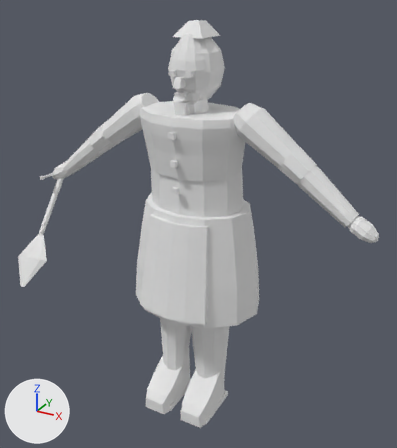
The FBX model Assets/Pedestrians/Staged/Models/YardBabushka3D.fbx as it was, and as the next commit left it.
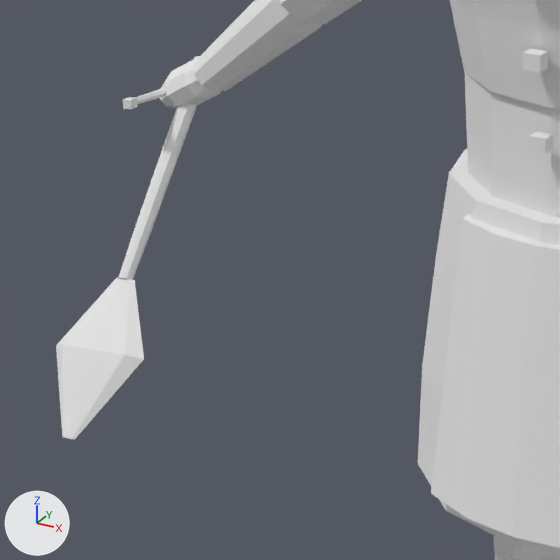
There are two pictures of each version: one whole from a 50 mm lens placed at (1.085, -1.938, 1.884), pointed at (0.02, -0.001, 0.916), one close up on the part from 0% to 46% of the width and 32% to 73% of the height. Arrows for +X, +Y and +Z are at lower left; the lights stay in place. The first two pictures are the older version.

Objects in the first close-up: 'ACC_BeaterHandle', 'ACC_BeaterNeck', 'ACC_BeaterPaddleRise', 'ACC_BeaterPaddleTip', 'ACC_Cigarette', 'ACC_CigaretteEmber', 'CLO_Apron', 'CLO_Chest', 'CLO_Skirt', 'CLO_SleeveCuff.R', 'CLO_Stocking.R', 'CLO_Waist', 'GEO_Forearm.R', 'GEO_Hand.R' and 2 more.
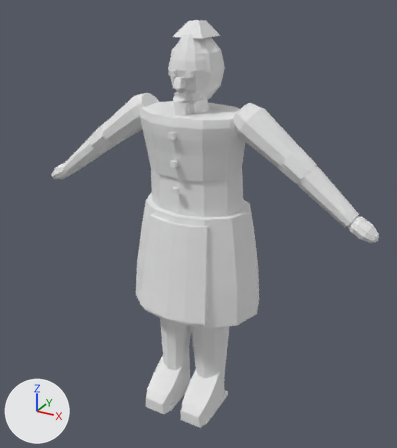
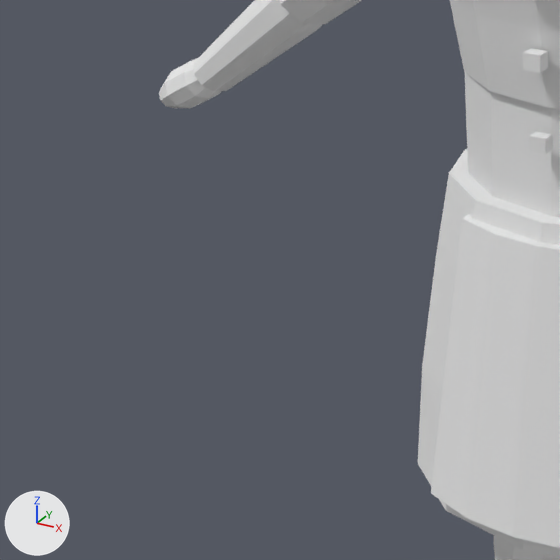
Where the change shows, as pixel boxes [x1, y1, x2, y2] in the close-ups (560 x 560 px):
'ACC_BeaterPaddleTip', deleted
    before: [56, 345, 144, 440]
'ACC_BeaterPaddleRise', deleted
    before: [57, 278, 144, 359]
'ACC_BeaterHandle', deleted
    before: [134, 56, 200, 233]
'ACC_BeaterNeck', deleted
    before: [118, 229, 151, 280]
'ACC_Cigarette', deleted
    before: [136, 88, 166, 105]
'ACC_CigaretteEmber', deleted
    before: [123, 97, 138, 109]

The change in detail:
Object 'ACC_BeaterNeck' (ob_acc_beaterneck) is deleted.
Object 'ACC_BeaterPaddleTip' (ob_acc_beaterpaddletip) is deleted.
Object 'ACC_CigaretteEmber' (ob_acc_cigaretteember) is deleted.
Object 'ACC_BeaterPaddleRise' (ob_acc_beaterpaddlerise) is deleted.
Object 'ACC_BeaterHandle' (ob_acc_beaterhandle) is deleted.
Object 'ACC_Cigarette' (ob_acc_cigarette) is deleted.
